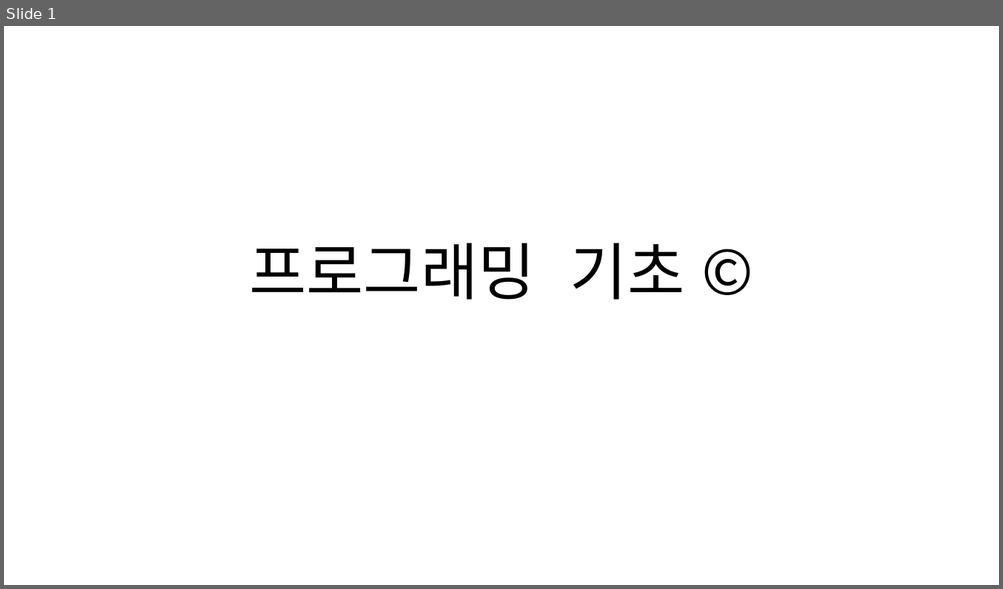
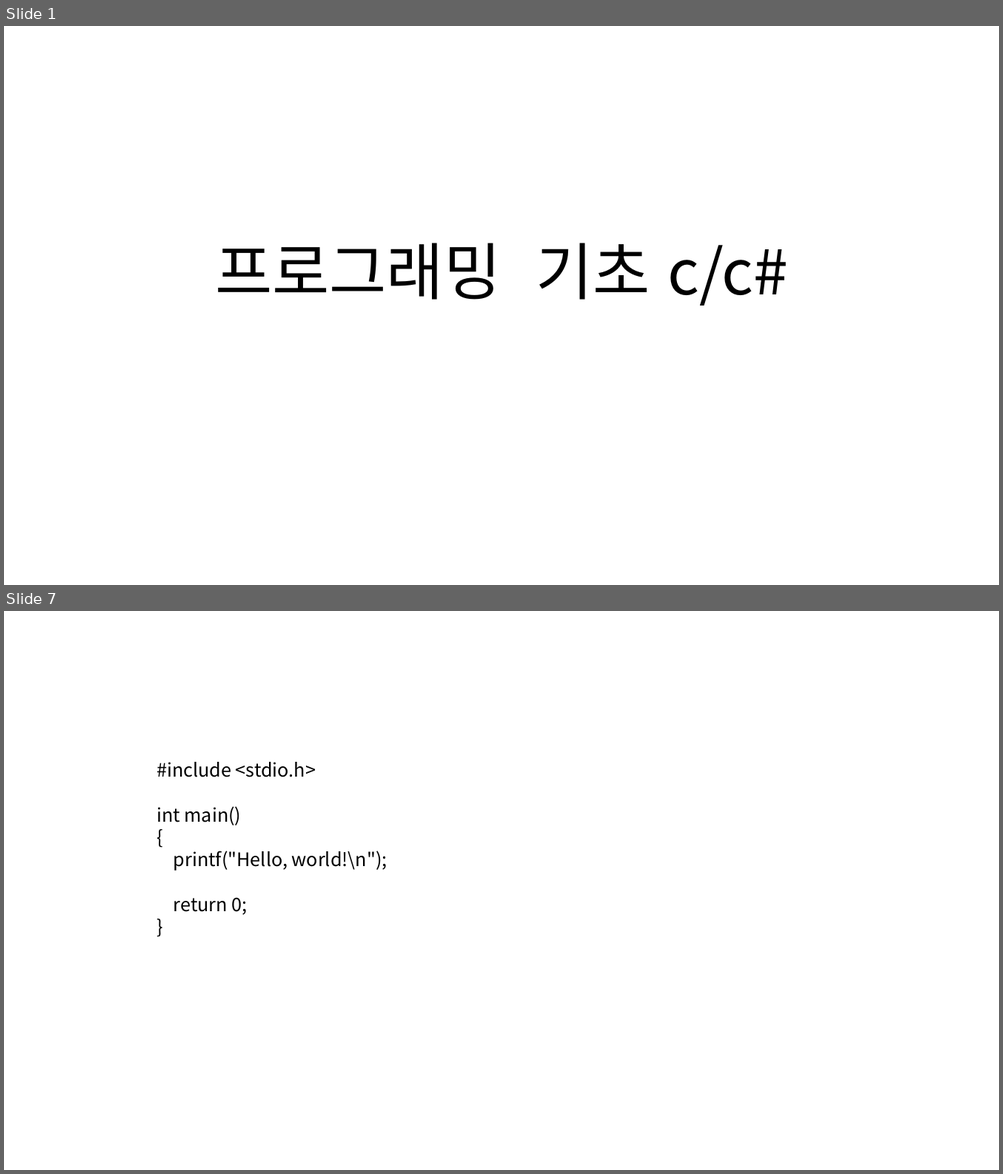
Before and after one commit to Pacman18/SantaClass, a slide deck: Week_1.pptx. Shown one above the other, each under a label of ours: slide 1 before the commit, slides 1 and 7 after it; the slides between them are not shown. The pictures are 1003x589 and 1003x1174 pixels, drawn with LibreOffice and Linux fonts; fonts in the diff are those of the drawing. Boxes give left, top, right and bottom in pixels: in the first picture for what was removed or moved away, otherwise in the second. Text is boxed around its words. In the diff, an @@ line names an element or a change of style, - is before the commit and + after.

```diff
--- a/Week_1.pptx
+++ b/Week_1.pptx
@@ slide 7 added at box(4, 611, 999, 1170), background #FFFFFF @@
@@ text added at box(156, 762, 387, 915), 18 pt, text #000000 @@
+#include <stdio.h>
+int main()
+{
+printf("Hello, world!\n");
+return 0;
+}
@@ slide 1 changed as well @@
@@ title at box(215, 243, 788, 306): text changed @@
-프로그래밍 기초 ©
+프로그래밍 기초 c/c#
```
Also in this commit, not shown: 7 other slides added, 1 slide removed, 1 other file.
